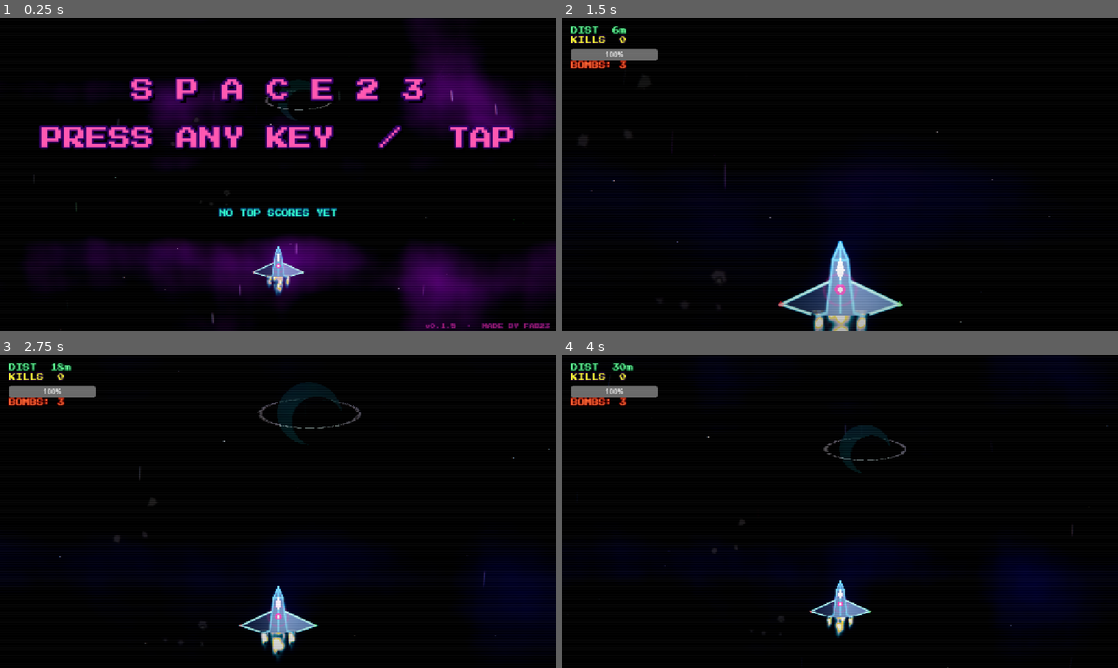
Above: before the commit, frames 1-4 (two rows, left to right).
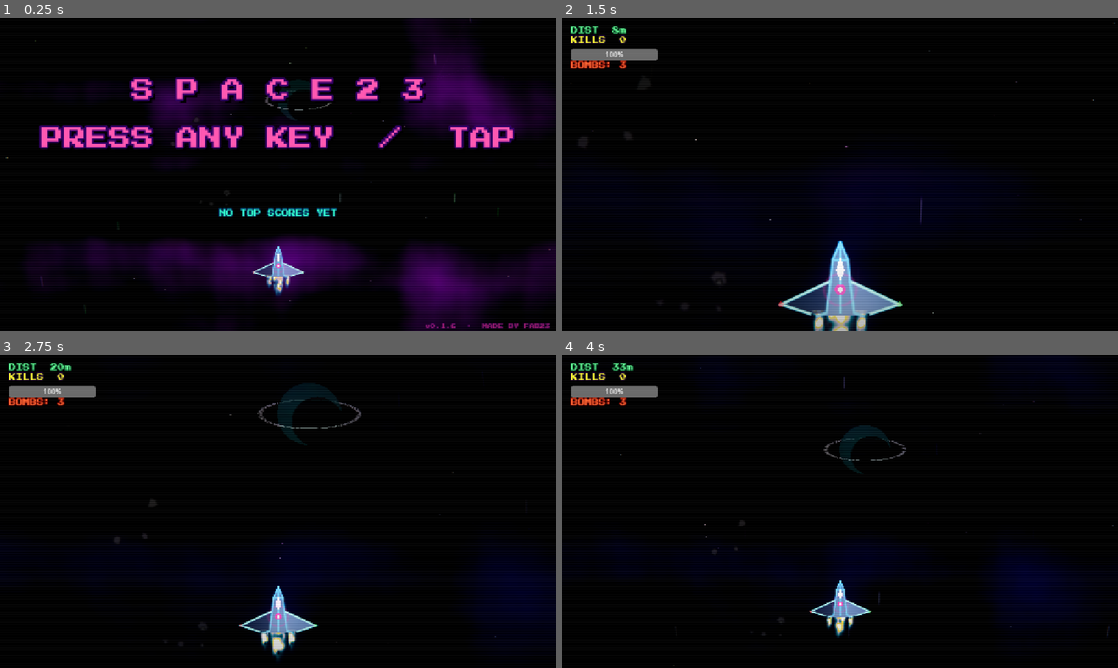
Above: after the commit, the same moments.

Repository: fabriziosalmi/space23
Game: Godot game, scene res://Main.tscn
Same seed, same stepped clock (60 frames per second), same inputs: the game is played once before the commit and once after it. Sound files missing from this copy of the repository are replaced by a short silence.
Inputs (mouse positions are in pixels of both pictures, inside the frame that each line leads up to):
- Up to frame 1 (0.25 s): no input
- Up to frame 2 (1.5 s): tap Enter (ui_accept) at 0.5, 0.77 s; move the mouse to (962, 158) at 0.52 s; hold D (move_right) 0.53-1.28 s; hold Space (fire) 0.53-1.28 s; click (962, 158) at 0.67 s; move the mouse to (728, 190) at 1.27 s; hold S (move_down) from 1.28 s (still down); tap X (bomb) at 1.35 s
- Up to frame 3 (2.75 s): tap Enter (ui_accept) at 1.52 s; tap Space (fire) at 1.55, 2.3 s; move the mouse to (333, 442) at 2.02 s; release S (move_down) at 2.03 s; hold D (move_right) from 2.03 s (still down); hold Shift (dash) from 2.03 s (still down)
- Up to frame 4 (4 s): move the mouse to (812, 574) at 2.77 s; release D (move_right) at 2.78 s; release Shift (dash) at 2.78 s; hold W (move_up) 2.78-3.53 s; tap Space (fire) at 2.85 s; click (812, 574) at 2.92 s; tap Enter (ui_accept) at 3.02, 3.77 s; move the mouse to (1006, 558) at 3.52 s; hold A (move_left) from 3.53 s (still down); hold Space (fire) from 3.53 s (still down); tap P at 3.6 s

The runs differ from the first frame. In frame 1, 0.2% of the frame differs, in the area x 1-99%, y 0-100%; in frame 2, less than 0.1%; in frame 3, 0.2%, in the area x 9-99%, y 2-93%; in frame 4, 0.2%.

Commit message:
fix(stutter+bg+sfx): SuperHot tune + reversed starfields + shoot/damage SFX + landscape lock
v0.1.6. Quattro fix coordinati al "ship moves forward feel":

Stutter loop (P0):
  Non era performance: era la time-dilation SuperHot in _tick_playing che
  clampava speed_ratio a 0.05 (mondo al 5% da fermo, 20× slowdown!) con
  lerp lento a 1.5/s. Tuning a clamp 0.5 (max 2× dilation) e lerp 4.0/s
  (settling 0.5s). La meccanica respira ancora, il loop sparisce.

Stelle al contrario:
  Tre layer di nebula.gdshader (starfield 1, starfield 2, speed streaks)
  scrollavano UP invece di DOWN: usavano `uv.y += scroll_time * X` su una
  copia fresca di UV, che in canvas_item shifta il sample verso il basso
  → pattern visivo va su. Comete e pianeti vanno correttamente giù → la
  contraddizione era visibile. Invertiti a `uv.y -= scroll_time * X`. I
  cloud passes (n1/n2/n3) restano com'erano (amorfi, direzione non si
  percepisce, e sono interlocked col base UV scroll).

SFX mancanti:
  - Player.gd: nuovo _play_shoot_sfx (pitch 3.0, vol -10dB, pan da pos),
    chiamato dopo i fire branch normal e buffed. Railgun escluso (ha già
    SFX in RailgunSystem.spawn).
  - Main.damage_player: play_sfx(0.4, 0.0, player.position) dopo il hit
    flash. L'evento più importante del gameplay era silenzioso.

Landscape lock:
  - project.godot: window/handheld/orientation="landscape".
  - deploy.yml head_include: CSS @media portrait nasconde canvas/status e
    mostra "Please rotate your device to landscape" via body::before.
    Solo CSS, no JS, no Screen Orientation API (Safari iOS non la rispetta).

Diff:
--- a/Main.gd
+++ b/Main.gd
@@ -482,6 +482,10 @@
 	player.hit_iframe_timer = player.HIT_IFRAME_DURATION
 	# Brief white-flash pulse sul body (~80ms) = feedback istantaneo "hit!"
 	player.trigger_hit_flash()
+	# Damage SFX: pitch basso (0.4) + volume medio. Suona "grave" e impatta
+	# audio l'evento più importante del gameplay (player perso HP). Pan dalla
+	# pos del player. Distinto dai SFX kill nemico (pitch 0.5/0.8).
+	audio_manager.play_sfx(0.4, 0.0, player.position)
 	if player_hp <= 0 and game_state != "GAMEOVER":
 		trigger_game_over()
 
@@ -625,8 +629,11 @@
 	else:
 		_tick_playing(delta)
 
-	# Tempo globale (smooth verso target)
-	global_speed_multiplier = lerp(global_speed_multiplier, target_speed_multiplier, 1.5 * delta)
+	# Tempo globale (smooth verso target). Lerp rate 4.0/s ⇒ settling ~0.5s.
+	# Prima era 1.5/s (settling 1.5s) e con clamp floor SUPERHOT 0.05 le
+	# transizioni stop↔move duravano abbastanza da percepirsi come stutter
+	# sincrono su tutti gli elementi gsm-multiplied (bullets, enemies, scroll).
+	global_speed_multiplier = lerp(global_speed_multiplier, target_speed_multiplier, 4.0 * delta)
 
 	# Boss spawn + wave director SOLO in PLAYING reale. Il vecchio gate
 	# (not is_intro and not transitioning) lasciava passare il GAMEOVER → boss
@@ -721,8 +728,11 @@
 			drop_event_triggered = true
 			_on_drop_event()
 
-	# SUPERHOT: time dilation legata alla velocità del player.
-	var speed_ratio: float = clamp(player.velocity.length() / player.max_speed, 0.05, 1.0)
+	# SUPERHOT: time dilation legata alla velocità del player. Floor a 0.5
+	# (prima 0.05): da fermo il mondo respira al 50%, prima andava al 5% e
+	# il 20× di slowdown si percepiva come stutter sincrono su tutti gli
+	# elementi gsm-scaled (bullets, enemies, scroll, comets).
+	var speed_ratio: float = clamp(player.velocity.length() / player.max_speed, 0.5, 1.0)
 	if player.is_dashing:
 		speed_ratio = 1.0  # Dash forza il tempo reale
 	target_speed_multiplier = base_target_speed * speed_ratio * (1.0 + flow_state * FLOW_SPEED_BONUS)
--- a/Player.gd
+++ b/Player.gd
@@ -171,6 +171,14 @@
 # colpito. Visibile come bagliore bianco istantaneo (~80ms) sovrapposto al body.
 func trigger_hit_flash() -> void:
 	hit_flash_timer = HIT_FLASH_DURATION
+
+# SFX shoot: stesso pitch/volume del graze (3.0 / -10dB) — alto e discreto, non
+# copre la musica e si sente chiaramente sopra le esplosioni. Pan dalla pos
+# del player. Il railgun è escluso (RailgunSystem ha il suo SFX dedicato).
+func _play_shoot_sfx() -> void:
+	var pn = get_parent()
+	if pn and pn.has_method("get") and pn.get("audio_manager") != null:
+		pn.audio_manager.play_sfx(3.0, -10.0, position)
 
 # Disegna la nave proceduralmente: fusoliera + ali (con lighting L/R modulato dal
 # roll per un fake-3D), cockpit HDR audio-reattivo, trim neon che pulsa col bass,
@@ -345,6 +353,7 @@
 				shoot_timer = SHOOT_RATE_RAILGUN
 				if get_parent().has_method("spawn_railgun"):
 					get_parent().spawn_railgun(position + Vector2(0, -30))
+				# Railgun SFX è già emesso da RailgunSystem.spawn() — non duplicare.
 			elif fire_buff_timer > 0.0:
 				shoot_timer = SHOOT_RATE_BUFFED  # Più veloce e 4 cannoni!
 				if get_parent().has_method("spawn_player_bullet"):
@@ -352,11 +361,13 @@
 					get_parent().spawn_player_bullet(position + Vector2(-15, -20))
 					get_parent().spawn_player_bullet(position + Vector2(15, -20))
 					get_parent().spawn_player_bullet(position + Vector2(30, -10))
+				_play_shoot_sfx()
 			else:
 				shoot_timer = SHOOT_RATE_NORMAL
 				if get_parent().has_method("spawn_player_bullet"):
 					get_parent().spawn_player_bullet(position + Vector2(-22, -10))
 					get_parent().spawn_player_bullet(position + Vector2(22, -10))
+				_play_shoot_sfx()
 
 	if dash_cooldown > 0:
 		dash_cooldown -= engine_delta
--- a/project.godot
+++ b/project.godot
@@ -38,6 +38,10 @@
 window/size/viewport_width=1280
 window/size/viewport_height=720
 window/stretch/mode="canvas_items"
+# Lock landscape: il game design è 16:9 fisso. In portrait su mobile la HUD
+# (calcolata su 1280×720) e i pattern di spawn sarebbero malformati. Hint
+# per export nativi mobile + meta nel browser via head_include.
+window/handheld/orientation="landscape"
 
 [audio]
 
--- a/shaders/nebula.gdshader
+++ b/shaders/nebula.gdshader
@@ -139,20 +139,26 @@
 	// Density bumped + core_radius reduced: stelle più piccole (puntiformi)
 	// mantenendo lo stesso pattern e densità visiva. Era 90/0.05 e 50/0.08
 	// → user vedeva stelle "troppo grandi". Adesso 140/0.035 e 75/0.05.
+	// Direzione: `-= scroll_time` ⇒ in Godot canvas_item le UV.y crescono
+	// verso il basso, quindi sottrarre nel sample shifta il pattern visivo
+	// VERSO IL BASSO (illusione "ship moving forward"). Prima era += →
+	// stelle salivano verso l'alto, contraddicendo lo scroll dei pianeti
+	// e delle comete (che vanno giù).
 	vec2 star_uv1 = UV;
-	star_uv1.y += scroll_time * 0.04;
+	star_uv1.y -= scroll_time * 0.04;
 	color += starfield_layer(star_uv1, 140.0, 0.985, 0.035, 3.5) * (0.7 + audio_mid * 0.4);
 
 	vec2 star_uv2 = UV;
-	star_uv2.y += scroll_time * 0.10;
+	star_uv2.y -= scroll_time * 0.10;
 	color += starfield_layer(star_uv2, 75.0, 0.992, 0.05, 5.0) * 1.2 * (0.8 + audio_high * 0.5);
 
 	// --- SPEED STREAKS — sottili linee verticali "warp" che vendono velocità ---
 	// Pochissime, sottili, scrollano fast verso il basso, intensità modulata
 	// dal bass: kick → streak più visibili. "Quasi impercettibili" ma il
-	// cervello le legge come "stiamo viaggiando fast".
+	// cervello le legge come "stiamo viaggiando fast". (Stessa correzione
+	// di direzione delle starfield: `-=` per scrollare DOWN.)
 	vec2 streak_uv = UV;
-	streak_uv.y += scroll_time * 0.18;
+	streak_uv.y -= scroll_time * 0.18;
 	vec2 streak_cell = floor(streak_uv * vec2(160.0, 35.0));
 	float streak_h = hash21(streak_cell + 5.7);
 	float streak_visible = step(0.992, streak_h);
Not shown, changed: version.txt
Not shown, changed: .github/workflows/deploy.yml
Not shown, changed: CHANGELOG.md
